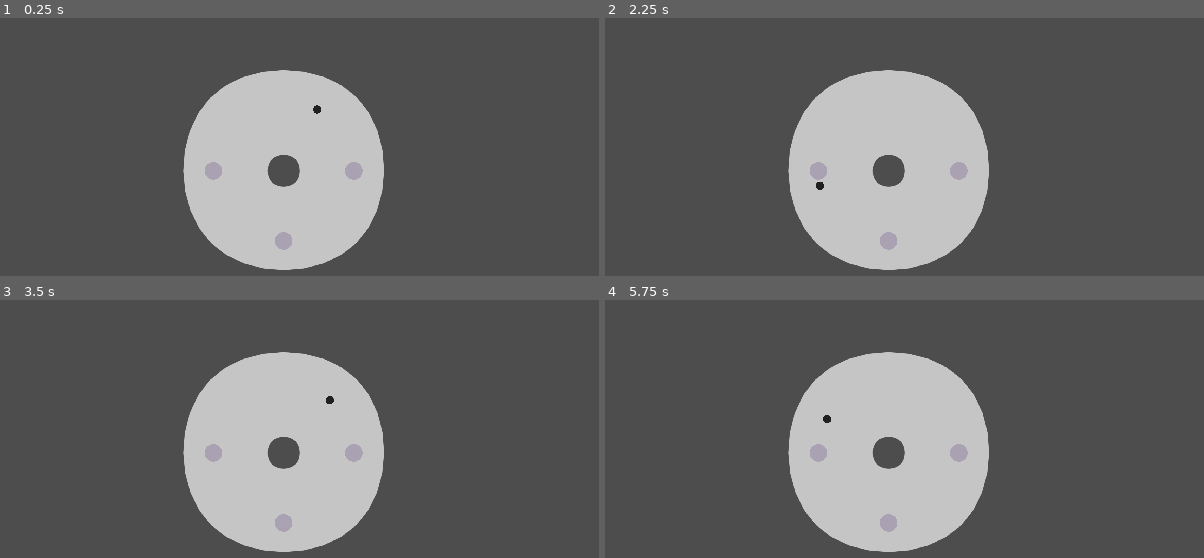
Above: before the commit, frames 1-4 (two rows, left to right).
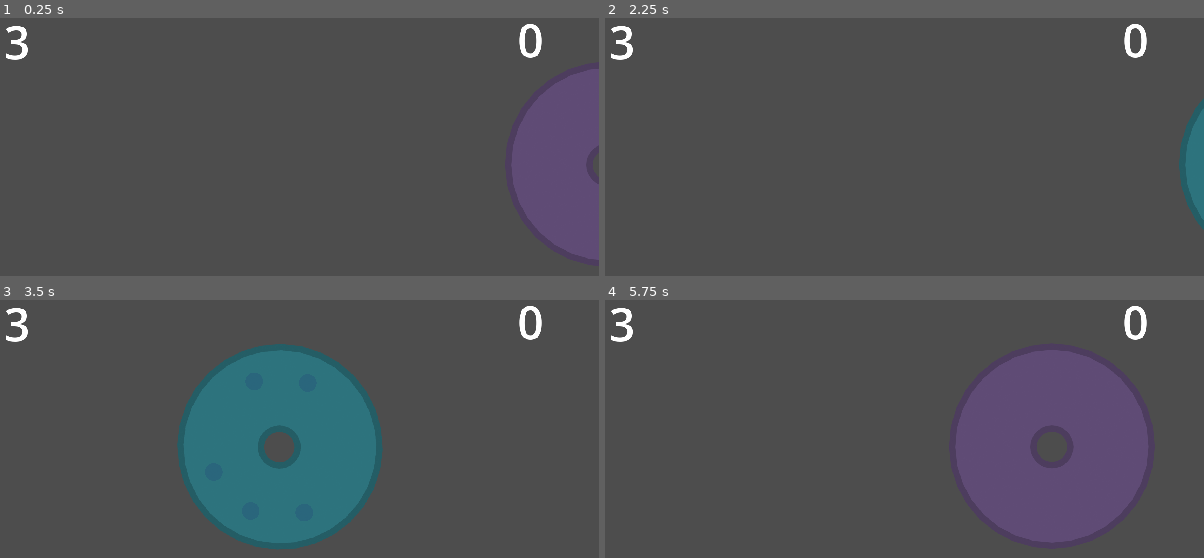
Above: after the commit, the same moments.

Repository: MSCII7/cd_burner_3000
Game: Godot game, scene res://main.tscn
Two runs of this game, one before a commit and one after it. Both use one fixed random seed, a clock stepped at 60 frames per second and the inputs below.
Inputs (mouse positions are in pixels of both pictures, inside the frame that each line leads up to):
- Up to frame 1 (0.25 s): no input
- Up to frame 2 (2.25 s): move the mouse to (1024, 147) at 0.52 s; click (1024, 147) at 0.6 s; tap Enter at 1.25 s; move the mouse to (754, 183) at 1.27 s; click (754, 183) at 1.35 s; move the mouse to (946, 85) at 2.02 s; click (946, 85) at 2.1 s
- Up to frame 3 (3.5 s): move the mouse to (245, 519) at 2.77 s; click (245, 519) at 2.85 s
- Up to frame 4 (5.75 s): move the mouse to (1078, 501) at 3.52 s; click (1078, 501) at 3.6 s; move the mouse to (694, 392) at 4.27 s; click (694, 392) at 4.35 s; move the mouse to (916, 447) at 5.02 s; click (916, 447) at 5.1 s

The runs differ from the first frame. In frame 1, 29% of the frame differs, in the area x 1-100%, y 2-98%; in frame 2, 22%; in frame 3, 22%; in frame 4, 37%, in the area x 1-91%, y 2-98%.

Commit message:
cd novos

Diff:
--- a/ball.gd
+++ b/ball.gd
@@ -1,14 +1,69 @@
 extends Sprite2D
 
 # Called when the node enters the scene tree for the first time.
-@export var speed = 100.0
+@export var voltas_para_passar = 3
 @export var cd : Node2D
+
+var score_txt : RichTextLabel
+var vidas_txt : RichTextLabel
+var quantidade_acertos_cd = 0
+
+var timer_saiu : Timer
+var tempo_sobra = false
+
+var inside_prompt = false
+var ja_clicou = false
+
+var active = false
 
 func _ready():
 	position = Vector2(cos(3 * PI/2), sin(3 * PI/2)) * cd.radius
-	pass # Replace with function body.
+	score_txt = get_parent().get_parent().get_node("Control/score")
+	vidas_txt = get_parent().get_parent().get_node("Control/vidas")
+	timer_saiu = $timer_saiu
 
 
 func _physics_process(delta):
-	position = position.rotated(speed * delta)
-	pass
+
+	active = visible
+	if int(vidas_txt.text) <= 0:
+		get_tree().reload_current_scene()
+	if active:
+
+		if Input.is_action_just_pressed("acao"):
+				if inside_prompt or tempo_sobra:
+
+					var score = int(score_txt.text)
+					score += 1
+					score_txt.text = str(score)
+					quantidade_acertos_cd += 1
+
+				else:
+
+					var vidas = int(vidas_txt.text)
+					vidas -= 1
+					vidas_txt.text = str(vidas)
+
+
+	if quantidade_acertos_cd >= voltas_para_passar * len(cd.pattern):
+		cd.move_away = true
+
+
+func _on_area_2d_area_entered(area):
+	if area.name == "press_prompt":
+		inside_prompt = true
+		var prompt = area.get_parent()
+		prompt.modulate.a += 0.5
+
+func _on_area_2d_area_exited(area):
+	if area.name == "press_prompt":
+		inside_prompt = false
+		tempo_sobra = true
+		timer_saiu.start()
+		var prompt = area.get_parent()
+		prompt.modulate.a -= 0.5
+
+
+func _on_timer_saiu_timeout():
+	tempo_sobra = false
+	pass # Replace with function body.
--- /dev/null
+++ b/bolinha.tscn
@@ -0,0 +1,31 @@
+[gd_scene load_steps=4 format=3 uid="uid://dmxqwluhbgt78"]
+
+[ext_resource type="Texture2D" uid="uid://dbsk6owi8j5wc" path="res://circ.png" id="1_ej17p"]
+[ext_resource type="Script" path="res://ball.gd" id="2_qibhy"]
+
+[sub_resource type="CircleShape2D" id="CircleShape2D_25as5"]
+radius = 249.25
+
+[node name="bolinha" type="Sprite2D"]
+modulate = Color(0.160784, 0.160784, 0.160784, 0.698039)
+top_level = true
+z_index = 2
+position = Vector2(2.62115, -203.679)
+scale = Vector2(0.0629096, 0.0630749)
+texture = ExtResource("1_ej17p")
+script = ExtResource("2_qibhy")
+
+[node name="Area2D" type="Area2D" parent="."]
+
+[node name="CollisionShape2D" type="CollisionShape2D" parent="Area2D"]
+rotation = 1.5708
+shape = SubResource("CircleShape2D_25as5")
+one_way_collision_margin = 0.0
+
+[node name="timer_saiu" type="Timer" parent="."]
+wait_time = 0.04
+one_shot = true
+
+[connection signal="area_entered" from="Area2D" to="." method="_on_area_2d_area_entered"]
+[connection signal="area_exited" from="Area2D" to="." method="_on_area_2d_area_exited"]
+[connection signal="timeout" from="timer_saiu" to="." method="_on_timer_saiu_timeout"]
--- a/cd.gd
+++ b/cd.gd
@@ -2,22 +2,50 @@
 
 @export var pattern : PackedFloat32Array
 @export var radius = 100.0
+@export var move_speed = 100
+@export var speed_rpm = 30.0
+
+var centerpos : Node2D
+
+var active = false
+var move_in = true
+var move_away = false
 
 # Called when the node enters the scene tree for the first time.
 func _ready():
 	var prompt_base = preload("res://press_prompt.tscn")
 
 	for element in pattern:
-		print(position)
 		var angle_converted = 2 * PI * element - PI/2
 		var pos = Vector2(cos(angle_converted), sin(angle_converted)) * radius
 		var prompt_obj = prompt_base.instantiate()
+
 		prompt_obj.position = pos
 		add_child(prompt_obj)
-		print(prompt_obj.position)
 
 
 
 # Called every frame. 'delta' is the elapsed time since the previous frame.
 func _process(delta):
-	pass
+	if move_away or move_in:
+		active = false
+	else:
+		active = true
+
+	if not active:
+		for child in get_children():
+			child.visible = false
+	else:
+		for child in get_children():
+			child.visible = true
+		rotation_degrees += speed_rpm/60 * 2 * PI
+
+	if move_in and centerpos != null and abs(centerpos.position.x - position.x) > 10:
+		position.x += -move_speed * delta
+
+	elif move_in and abs(centerpos.position.x - position.x) < 10:
+		position.x = centerpos.position.x
+		move_in = false
+
+	if move_away:
+		position.y += -move_speed * delta
--- /dev/null
+++ b/cd1.tscn
@@ -0,0 +1,17 @@
+[gd_scene load_steps=4 format=3 uid="uid://cd3e0vryttlo5"]
+
+[ext_resource type="Texture2D" uid="uid://clffwer5quduk" path="res://cd.png" id="1_w2ejn"]
+[ext_resource type="Script" path="res://cd.gd" id="2_00b1q"]
+[ext_resource type="PackedScene" uid="uid://dmxqwluhbgt78" path="res://bolinha.tscn" id="3_6e8f4"]
+
+[node name="cd" type="Sprite2D"]
+texture_filter = 1
+scale = Vector2(0.763, 0.761)
+texture = ExtResource("1_w2ejn")
+script = ExtResource("2_00b1q")
+pattern = PackedFloat32Array(0.33, 0.66, 1)
+radius = 200.0
+move_speed = 1000
+
+[node name="bolinha" parent="." node_paths=PackedStringArray("cd") instance=ExtResource("3_6e8f4")]
+cd = NodePath("..")
--- /dev/null
+++ b/cd2.tscn
@@ -0,0 +1,18 @@
+[gd_scene load_steps=4 format=3 uid="uid://ch71qfhuuviy8"]
+
+[ext_resource type="Texture2D" uid="uid://clffwer5quduk" path="res://cd.png" id="1_w0axu"]
+[ext_resource type="Script" path="res://cd.gd" id="2_51yuu"]
+[ext_resource type="PackedScene" uid="uid://dmxqwluhbgt78" path="res://bolinha.tscn" id="3_b47f1"]
+
+[node name="cd" type="Sprite2D"]
+modulate = Color(0.282353, 0.721569, 0.784314, 1)
+texture_filter = 1
+scale = Vector2(0.763, 0.761)
+texture = ExtResource("1_w0axu")
+script = ExtResource("2_51yuu")
+pattern = PackedFloat32Array(0.25, 0.375, 0.5, 0.75, 0.875)
+radius = 200.0
+move_speed = 1000
+
+[node name="bolinha" parent="." node_paths=PackedStringArray("cd") instance=ExtResource("3_b47f1")]
+cd = NodePath("..")
--- /dev/null
+++ b/cd3.tscn
@@ -0,0 +1,18 @@
+[gd_scene load_steps=4 format=3 uid="uid://b0iws5li7q8ov"]
+
+[ext_resource type="Texture2D" uid="uid://clffwer5quduk" path="res://cd.png" id="1_qppb7"]
+[ext_resource type="Script" path="res://cd.gd" id="2_6l3v2"]
+[ext_resource type="PackedScene" uid="uid://dmxqwluhbgt78" path="res://bolinha.tscn" id="3_8iikv"]
+
+[node name="cd" type="Sprite2D"]
+modulate = Color(0.596078, 0.470588, 0.733333, 1)
+texture_filter = 1
+scale = Vector2(0.763, 0.761)
+texture = ExtResource("1_qppb7")
+script = ExtResource("2_6l3v2")
+pattern = PackedFloat32Array(0.25, 0.5, 0.75, 0.875, 1)
+radius = 200.0
+move_speed = 1000
+
+[node name="bolinha" parent="." node_paths=PackedStringArray("cd") instance=ExtResource("3_8iikv")]
+cd = NodePath("..")
--- /dev/null
+++ b/main.gd
@@ -0,0 +1,33 @@
+extends Node2D
+
+var cd_entrando
+var cd_saindo
+var cd_files
+var lastindex = 0
+
+@export var side_pos : Node2D
+@export var center_pos : Node2D
+
+# Called when the node enters the scene tree for the first time.
+func criar_cd():
+	var indexcriar = randi() % len(cd_files)
+	while indexcriar == lastindex:
+		indexcriar = randi() % len(cd_files)
+
+	var cd_criado = cd_files[indexcriar]
+	cd_entrando = cd_criado.instantiate()
+	add_child(cd_entrando)
+	cd_entrando.position = side_pos.position
+	cd_entrando.centerpos = center_pos
+
+	lastindex = indexcriar
+
+func _ready():
+	cd_files = [preload("res://cd1.tscn"), preload("res://cd2.tscn"), preload("res://cd3.tscn"),]
+
+
+# Called every frame. 'delta' is the elapsed time since the previous frame.
+func _process(delta):
+	if cd_entrando == null or cd_entrando.move_away:
+		criar_cd()
+	pass
--- a/main.tscn
+++ b/main.tscn
@@ -1,40 +1,49 @@
-[gd_scene load_steps=6 format=3 uid="uid://dnnn5a6rgrwff"]
+[gd_scene load_steps=2 format=3 uid="uid://dnnn5a6rgrwff"]
 
-[ext_resource type="Texture2D" uid="uid://dbsk6owi8j5wc" path="res://circ.png" id="1_14tcn"]
-[ext_resource type="Script" path="res://ball.gd" id="2_vccua"]
-[ext_resource type="Texture2D" uid="uid://clffwer5quduk" path="res://cd.png" id="2_y0cmn"]
-[ext_resource type="Script" path="res://cd.gd" id="4_16bfv"]
+[ext_resource type="Script" path="res://main.gd" id="1_7xsvd"]
 
-[sub_resource type="CircleShape2D" id="CircleShape2D_o5mw1"]
-radius = 179.55
-
-[node name="Node2D" type="Node2D"]
+[node name="Node2D" type="Node2D" node_paths=PackedStringArray("side_pos", "center_pos")]
 position = Vector2(51, 32)
 scale = Vector2(0.46, 0.46)
-
-[node name="cd" type="Sprite2D" parent="."]
-texture_filter = 1
-position = Vector2(588, 339)
-scale = Vector2(0.763, 0.761)
-texture = ExtResource("2_y0cmn")
-script = ExtResource("4_16bfv")
-pattern = PackedFloat32Array(0.25, 0.5, 0.75)
-radius = 200.0
-
-[node name="bolinha" type="Sprite2D" parent="cd" node_paths=PackedStringArray("cd")]
-modulate = Color(0.160784, 0.160784, 0.160784, 1)
-z_index = 2
-position = Vector2(2.62115, -203.679)
-scale = Vector2(0.0629096, 0.0630749)
-texture = ExtResource("1_14tcn")
-script = ExtResource("2_vccua")
-speed = 2.0
-cd = NodePath("..")
-
-[node name="Area2D" type="Area2D" parent="cd/bolinha"]
-
-[node name="CollisionShape2D" type="CollisionShape2D" parent="cd/bolinha/Area2D"]
-shape = SubResource("CircleShape2D_o5mw1")
+script = ExtResource("1_7xsvd")
+side_pos = NodePath("cdinstancepos")
+center_pos = NodePath("centerpos")
 
 [node name="Camera2D" type="Camera2D" parent="."]
 position = Vector2(578, 326)
+
+[node name="Control" type="Control" parent="."]
+layout_mode = 3
+anchors_preset = 0
+offset_left = -113.0
+offset_top = -63.0
+offset_right = 1280.0
+offset_bottom = 720.0
+
+[node name="score" type="RichTextLabel" parent="Control"]
+layout_mode = 0
+offset_left = 1208.65
+offset_top = 47.7826
+offset_right = 1628.65
+offset_bottom = 393.783
+theme_override_font_sizes/normal_font_size = 100
+text = "0
+"
+
+[node name="vidas" type="RichTextLabel" parent="Control"]
+layout_mode = 0
+offset_left = 93.4348
+offset_top = 52.1304
+offset_right = 443.435
+offset_bottom = 402.13
+theme_override_font_sizes/normal_font_size = 100
+text = "3"
+
+[node name="centerpos" type="Node2D" parent="."]
+position = Vector2(578.261, 323.913)
+
+[node name="uppos" type="Node2D" parent="."]
+position = Vector2(578.261, -839.13)
+
+[node name="cdinstancepos" type="Node2D" parent="."]
+position = Vector2(1526.09, 326.087)
--- a/press_prompt.tscn
+++ b/press_prompt.tscn
@@ -3,7 +3,7 @@
 [ext_resource type="Texture2D" uid="uid://dbsk6owi8j5wc" path="res://circ.png" id="1_g040x"]
 
 [sub_resource type="CircleShape2D" id="CircleShape2D_5cwtm"]
-radius = 163.12
+radius = 206.49
 
 [node name="press_prompt" type="Sprite2D"]
 modulate = Color(0.682353, 0.592157, 0.792157, 0.439216)
@@ -11,7 +11,7 @@
 scale = Vector2(0.135, 0.135)
 texture = ExtResource("1_g040x")
 
-[node name="Area2D" type="Area2D" parent="."]
+[node name="press_prompt" type="Area2D" parent="."]
 
-[node name="CollisionShape2D" type="CollisionShape2D" parent="Area2D"]
+[node name="CollisionShape2D" type="CollisionShape2D" parent="press_prompt"]
 shape = SubResource("CircleShape2D_5cwtm")
--- a/project.godot
+++ b/project.godot
@@ -22,6 +22,21 @@
 window/stretch/mode="viewport"
 window/stretch/aspect="expand"
 
+[input]
+
+acao={
+"deadzone": 0.5,
+"events": [Object(InputEventMouseButton,"resource_local_to_scene":false,"resource_name":"","device":-1,"window_id":0,"alt_pressed":false,"shift_pressed":false,"ctrl_pressed":false,"meta_pressed":false,"button_mask":1,"position":Vector2(101, 14),"global_position":Vector2(105, 55),"factor":1.0,"button_index":1,"canceled":false,"pressed":true,"double_click":true,"script":null)
+, Object(InputEventMouseButton,"resource_local_to_scene":false,"resource_name":"","device":-1,"window_id":0,"alt_pressed":false,"shift_pressed":false,"ctrl_pressed":false,"meta_pressed":false,"button_mask":0,"position":Vector2(0, 0),"global_position":Vector2(0, 0),"factor":1.0,"button_index":2,"canceled":false,"pressed":false,"double_click":false,"script":null)
+, Object(InputEventKey,"resource_local_to_scene":false,"resource_name":"","device":0,"window_id":0,"alt_pressed":false,"shift_pressed":false,"ctrl_pressed":false,"meta_pressed":false,"pressed":false,"keycode":0,"physical_keycode":32,"key_label":0,"unicode":0,"echo":false,"script":null)
+, Object(InputEventKey,"resource_local_to_scene":false,"resource_name":"","device":-1,"window_id":0,"alt_pressed":false,"shift_pressed":false,"ctrl_pressed":false,"meta_pressed":false,"pressed":false,"keycode":0,"physical_keycode":4194309,"key_label":0,"unicode":0,"echo":false,"script":null)
+, Object(InputEventKey,"resource_local_to_scene":false,"resource_name":"","device":-1,"window_id":0,"alt_pressed":false,"shift_pressed":false,"ctrl_pressed":false,"meta_pressed":false,"pressed":false,"keycode":0,"physical_keycode":4194320,"key_label":0,"unicode":0,"echo":false,"script":null)
+, Object(InputEventKey,"resource_local_to_scene":false,"resource_name":"","device":-1,"window_id":0,"alt_pressed":false,"shift_pressed":false,"ctrl_pressed":false,"meta_pressed":false,"pressed":false,"keycode":4194322,"physical_keycode":4194322,"key_label":4194322,"unicode":0,"echo":false,"script":null)
+, Object(InputEventKey,"resource_local_to_scene":false,"resource_name":"","device":-1,"window_id":0,"alt_pressed":false,"shift_pressed":false,"ctrl_pressed":false,"meta_pressed":false,"pressed":false,"keycode":0,"physical_keycode":90,"key_label":0,"unicode":122,"echo":false,"script":null)
+, Object(InputEventKey,"resource_local_to_scene":false,"resource_name":"","device":-1,"window_id":0,"alt_pressed":false,"shift_pressed":false,"ctrl_pressed":false,"meta_pressed":false,"pressed":false,"keycode":0,"physical_keycode":88,"key_label":0,"unicode":120,"echo":false,"script":null)
+]
+}
+
 [rendering]
 
 textures/canvas_textures/default_texture_filter=0
Binary file changed: cd.png
